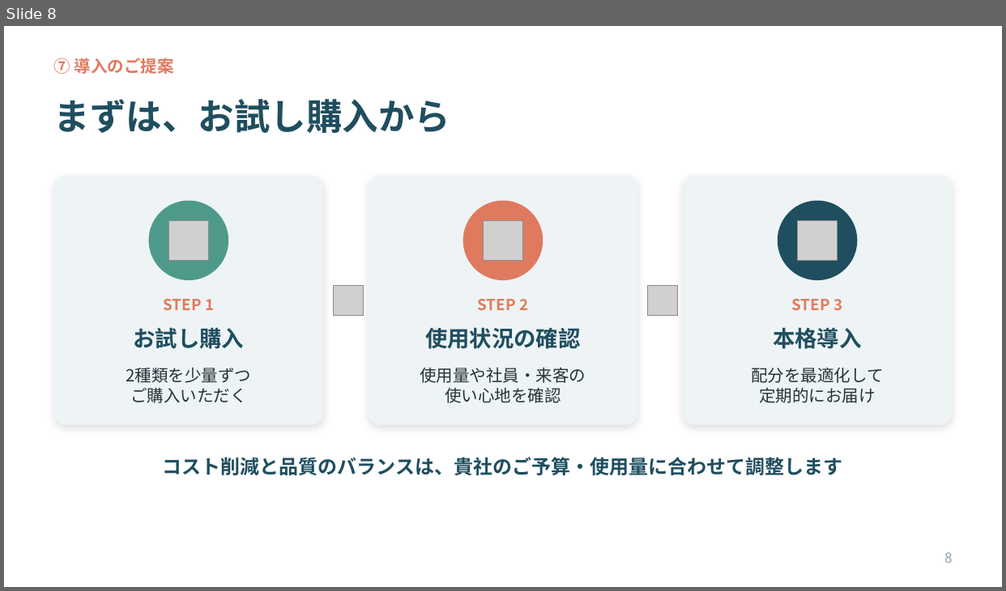
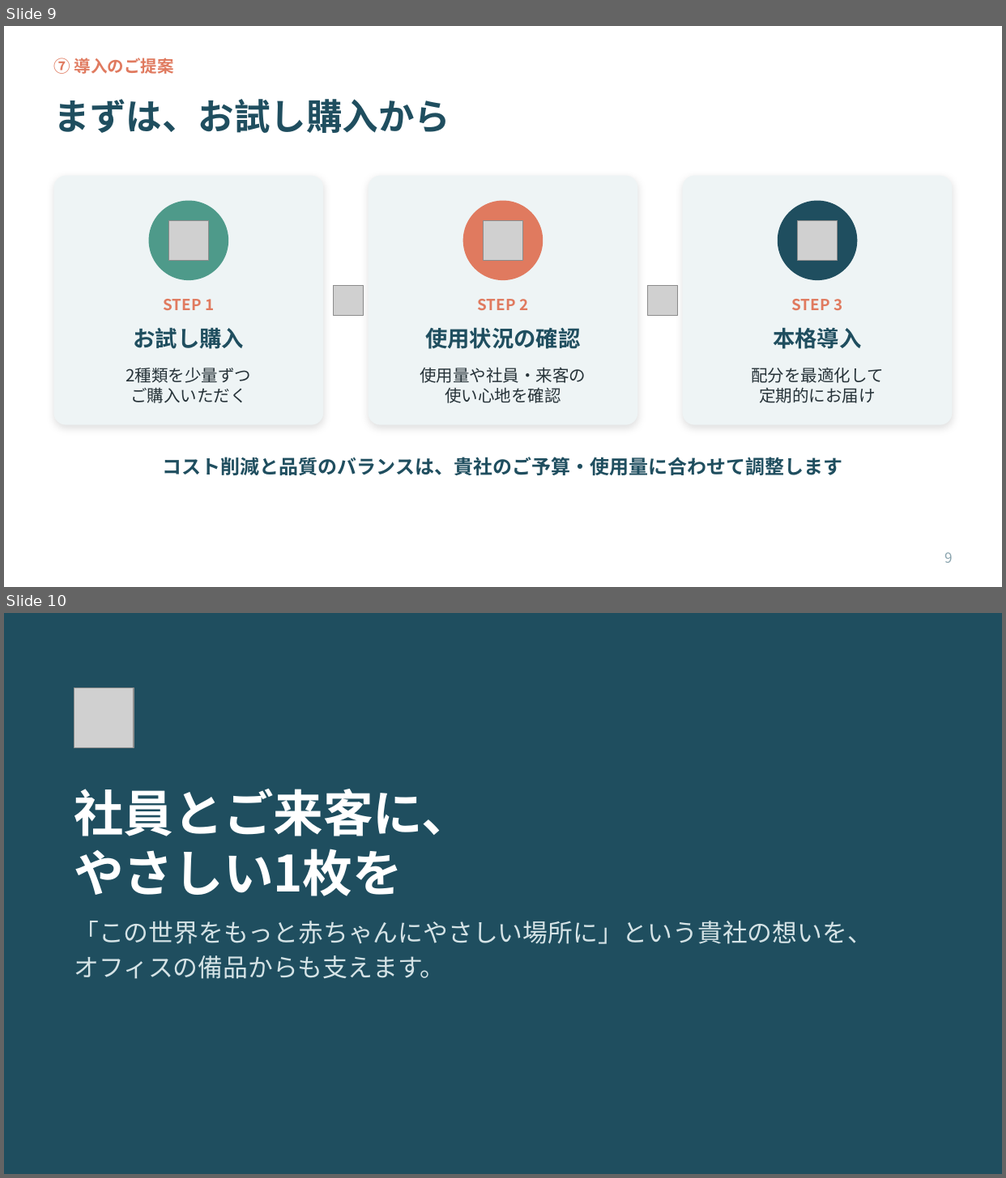
Before and after one commit to ha19870907-a11y/turbo-disco, a slide deck: tissue_sales_roleplay.pptx. Shown one above the other, each under a label of ours: slide 8 before the commit, slides 9 and 10 after it. The pictures are 1006x591 and 1006x1178 pixels, drawn with LibreOffice and Linux fonts; fonts in the diff are those of the drawing; grey boxes stand for pictures. Boxes give left, top, right and bottom in pixels: in the first picture for what was removed or moved away, otherwise in the second. Text is boxed around its words. In the diff, an @@ line names an element or a change of style, - is before the commit and + after.

```diff
--- a/tissue_sales_roleplay.pptx
+++ b/tissue_sales_roleplay.pptx
@@ slide 10 added at (4, 613, 1002, 1174), background #1F4E5F @@
@@ picture added at (74, 688, 134, 747) @@
@@ title added at (74, 789, 471, 897), 36 pt, text #FFFFFF, bold @@
+社員とご来客に、
+やさしい1枚を
@@ text added at (74, 921, 872, 979), 18 pt, text #D5E3E6 @@
+「この世界をもっと赤ちゃんにやさしい場所に」という貴社の想いを、
+オフィスの備品からも支えます。
@@ what was slide 8 is now slide 9 @@
@@ page number at (944, 552, 953, 563): text changed @@
-8
+9
```
Also in this commit, not shown: 4 slides changed, 1 other slide added, 1 slide removed.
